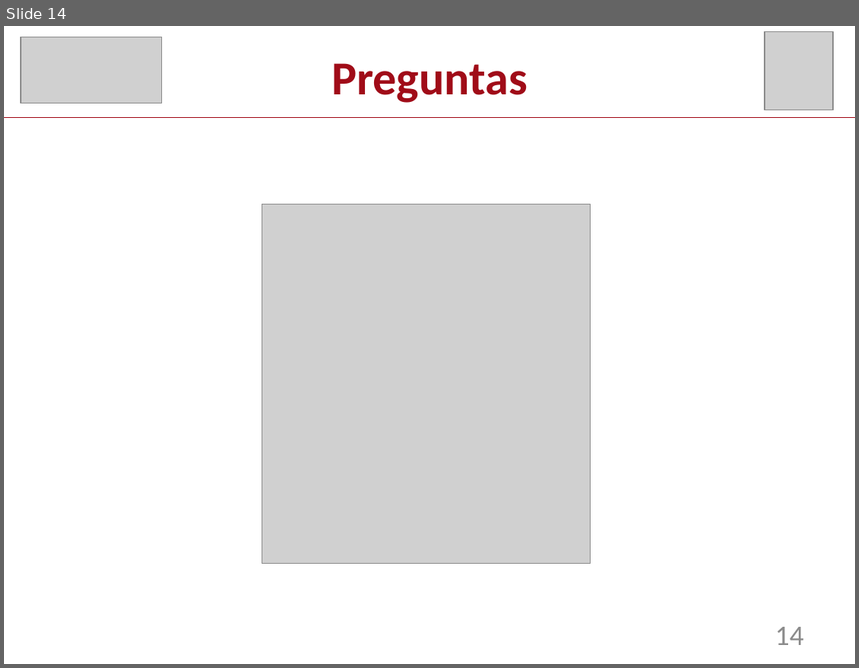
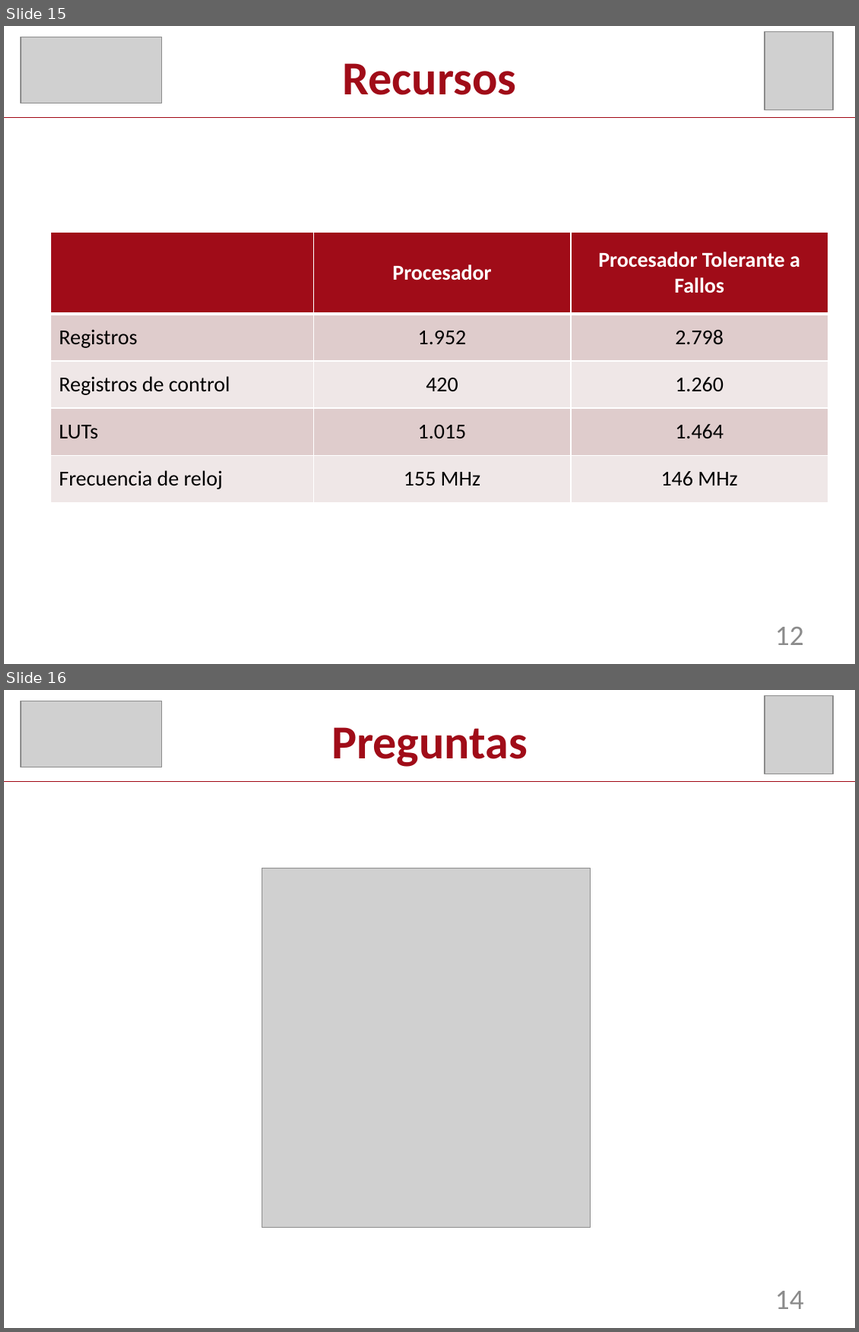
Before and after one commit to Agamb01/TFG, a slide deck: Entrega/Presentacion/Presentación TFG 2.pptx. Shown one above the other, each under a label of ours: slide 14 before the commit, slides 15 and 16 after it. The pictures are 859x668 and 859x1332 pixels, drawn with LibreOffice and Linux fonts; fonts in the diff are those of the drawing; grey boxes stand for pictures. Boxes give left, top, right and bottom in pixels: in the first picture for what was removed or moved away, otherwise in the second. Text is boxed around its words. In the diff, an @@ line names an element or a change of style, - is before the commit and + after.

```diff
--- a/Entrega/Presentacion/Presentación TFG 2.pptx
+++ b/Entrega/Presentacion/Presentación TFG 2.pptx
@@ slide 15 added at [4, 26, 855, 664], background #FFFFFF @@
@@ picture added at [21, 37, 162, 104] @@
@@ picture added at [765, 32, 833, 110] @@
@@ text added at [342, 63, 516, 95], 40 pt, text #A00C18, bold @@
+Recursos
@@ line added from (4, 117) to (855, 117), #A00814 0.75 pt @@
@@ table added at [51, 232, 828, 503], 5 rows, 3 columns @@
+ | Procesador | Procesador Tolerante a Fallos
+Registros | 1.952 | 2.798
+Registros de control | 420 | 1.260
+LUTs | 1.015 | 1.464
+Frecuencia de reloj | 155 MHz | 146 MHz
@@ text added at [775, 627, 804, 645], 24 pt, text #8C8C8C @@
+12
@@ what was slide 14 is now slide 16 @@
```
Also in this commit, not shown: 1 other slide added, 2 other files.
